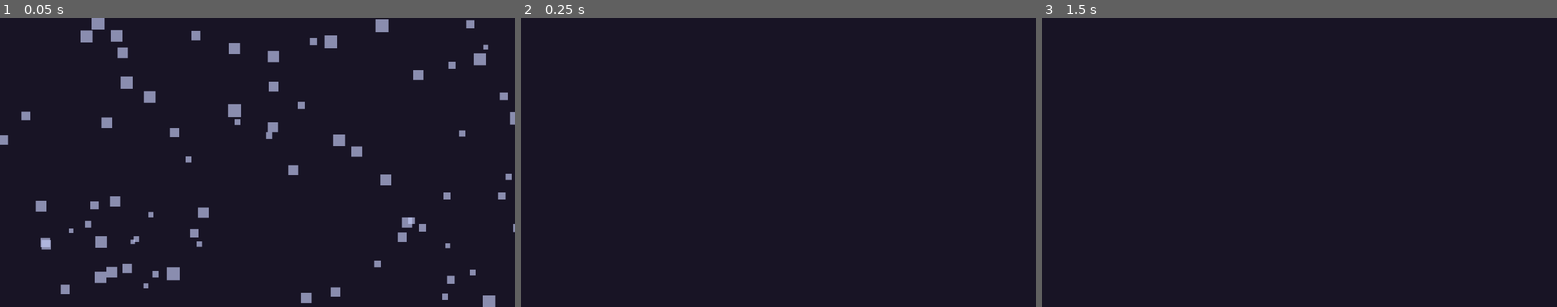
Above: before the commit, frames 1-3 (left to right).
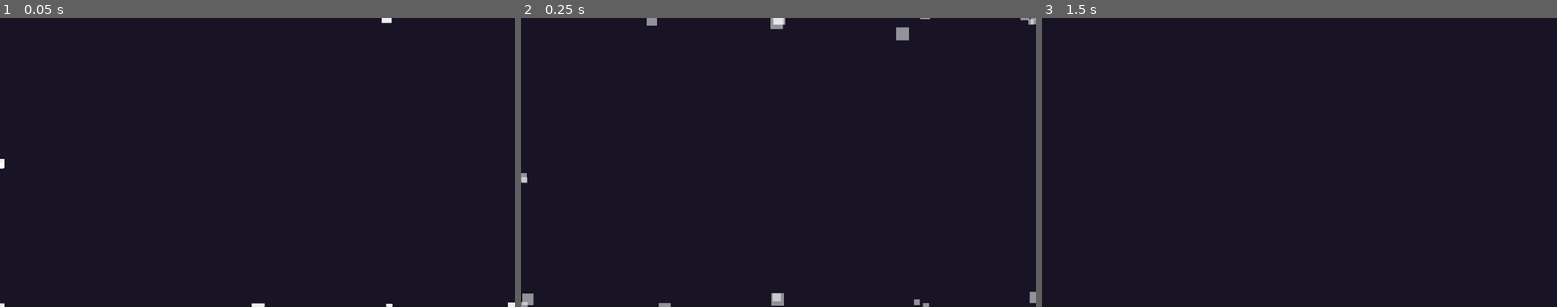
Above: after the commit, the same moments.

Repository: matheusmondenez/my-first-platform-game
Game: Godot game, scene res://wave_shooter/ui/screen_damage.tscn
Same seed, same stepped clock (60 frames per second), same inputs: the game is played once before the commit and once after it. This scene is started directly instead of the project's main scene.
Inputs (mouse positions are in pixels of both pictures, inside the frame that each line leads up to):
- Up to frame 1 (0.05 s): no input
- Up to frame 2 (0.25 s): no input
- Up to frame 3 (1.5 s): tap Enter at 0.5 s; move the mouse to (1412, 148) at 0.52 s; press the mouse at (1412, 148) at 0.53 s; hold D (right) from 0.53 s (still down); tap Space (jump) at 0.77, 1.25 s; move the mouse to (1196, 176) at 1.27 s; release the mouse at (1196, 176) at 1.28 s; click (1196, 176) at 1.35 s

The runs differ from the first frame. In frame 1, 4.3% of the frame differs, in the area x 0-100%, y 0-100%; in frame 2, 0.7%; in frame 3, nothing differs.

Commit message:
implements setted power up in the hud

Diff:
--- a/wave_shooter/actors/base_enemy.gd
+++ b/wave_shooter/actors/base_enemy.gd
@@ -32,12 +32,12 @@
 		hp -= 1
 		is_stunned = true
 		color = Color.WHITE
-		area.get_parent().queue_free()
 		if area.name == "Shield":
 			print("ESCUDADA")
 			move = -move * 60000
 		else:
 			move = -move * knockback
+		area.get_parent().queue_free()
 		$Timer.start()
 
 func _on_timer_timeout() -> void:
--- a/wave_shooter/actors/blood.gd
+++ b/wave_shooter/actors/blood.gd
@@ -11,4 +11,4 @@
 	emitting = false
 	speed_scale = 0
 	var tween = create_tween().set_ease(Tween.EASE_IN_OUT)
-	tween.tween_property(self, "color", Color("ab0b55", 0), 3)
+	tween.tween_property(self, "color:a", 0, 3)
--- a/wave_shooter/actors/explosion.gd
+++ b/wave_shooter/actors/explosion.gd
@@ -2,7 +2,8 @@
 
 func _ready() -> void:
 	var tween = create_tween().set_ease(Tween.EASE_IN_OUT)
-	tween.tween_property(self, "color", Color("4a5fdd", 0), 1)
+	await tween.tween_property(self, "color:a", 0, 1).finished
+	queue_free()
 
 func _on_timer_timeout() -> void:
 	emitting = false
--- a/wave_shooter/actors/life.tscn
+++ b/wave_shooter/actors/life.tscn
@@ -3,4 +3,4 @@
 [node name="Life" type="Polygon2D"]
 scale = Vector2(0.0152225, 9.33333)
 color = Color(0.677036, 0, 0.339253, 1)
-polygon = PackedVector2Array(-1051.08, 0, 0, -1.71429, 1051.08, 0, 0, 1.71429)
+polygon = PackedVector2Array(-525.538, 0, 0, -0.857143, 525.538, 0, 0, 0.857143)
--- a/wave_shooter/actors/player.gd
+++ b/wave_shooter/actors/player.gd
@@ -4,6 +4,8 @@
 
 #var stats: BaseStats
 @export var lifes: int = 3
+	#set(value): emit_signal("life_decreased")
+
 var speed: int = 500
 var move: Vector2 = Vector2.ZERO
 var projectile_scene: PackedScene = preload("res://wave_shooter/actors/projectile.tscn")
@@ -11,11 +13,12 @@
 var screen_damage_scene: PackedScene = preload("res://wave_shooter/ui/screen_damage.tscn")
 var is_loaded: bool = true
 var is_dead: bool = false
-var powered_up: Array = []
+var power_ups: Array = []
 
 func _ready() -> void:
 	Global.player = self
 
+#region _process
 func _process(delta: float) -> void:
 	move.x = int(Input.is_action_pressed("right")) - int(Input.is_action_pressed("left"))
 	move.y = int(Input.is_action_pressed("down")) - int(Input.is_action_pressed("up"))
@@ -27,6 +30,7 @@
 		Global.instance_node(projectile_scene, global_position, Global.parent_node_creation)
 		is_loaded = false
 		$Timer.start()
+#endregion
 
 func _on_timer_timeout() -> void:
 	is_loaded = true
@@ -36,15 +40,17 @@
 
 func _on_area_2d_area_entered(area: Area2D) -> void:
 	if area.is_in_group("enemy"):
+		#var enemy_move = area.get_parent().move
 		area.get_parent().queue_free()
 		take_damage(1)
 		if lifes <= 0:
 			die()
 		emit_signal("life_decreased")
 
-func take_damage(damage: int) -> void:
+func take_damage(damage: int, knokback: Vector2 = Vector2.ZERO) -> void:
 	Global.camera.shake_screen(100, 0.2)
-	Global.instance_node(screen_damage_scene, Vector2(576, 324), Global.camera)
+	var screen_damage = Global.instance_node(screen_damage_scene, Vector2(576, 324), Global.camera)
+	screen_damage.modulate = Color("4a5fdd")
 	lifes -= damage
 
 func die() -> void:
--- a/wave_shooter/actors/power_up.gd
+++ b/wave_shooter/actors/power_up.gd
@@ -1,11 +1,14 @@
 extends Polygon2D
+
+signal powered_up
 
 var shield_scene: PackedScene = preload("res://wave_shooter/actors/shield.tscn")
 
 func _on_area_2d_area_entered(area: Area2D) -> void:
 	if area.is_in_group("player"):
-		Global.player.powered_up.append("green")
+		Global.player.power_ups.append("green")
 		Global.player.add_child(shield_scene.instantiate())
+		emit_signal("powered_up")
 		queue_free()
 
 func _on_timer_timeout() -> void:
--- a/wave_shooter/actors/shield.gd
+++ b/wave_shooter/actors/shield.gd
@@ -1,8 +1,14 @@
 extends Polygon2D
+
+func _ready() -> void:
+	var tween = create_tween().set_ease(Tween.EASE_IN_OUT)
+	tween.tween_property(self, "scale", Vector2(1.3, 1.3), 0.07).from(Vector2(0.5, 0.5))
+	tween.tween_property(self, "scale", Vector2(1, 1), 0.04)
 
 func _on_area_2d_area_entered(area: Area2D) -> void:
 	if area.is_in_group("enemy"):
 		print("INIMIGO NO ESCUDO")
 
 func _on_timer_timeout() -> void:
+	Global.player.power_ups.erase("green")
 	queue_free()
--- a/wave_shooter/levels/arena.gd
+++ b/wave_shooter/levels/arena.gd
@@ -5,6 +5,7 @@
 	preload("res://wave_shooter/actors/speedy_enemy.tscn"),
 ]
 var power_ups = [preload("res://wave_shooter/actors/power_up.tscn")]
+var explosion_scene: PackedScene = preload("res://wave_shooter/actors/explosion.tscn")
 
 func _ready() -> void:
 	Global.player.life_decreased.connect(update_hud_lifes)
@@ -28,7 +29,20 @@
 func _on_power_up_spawn_timer_timeout() -> void:
 	var power_up_position = Vector2(randi_range(0, 1152), randi_range(0, 648))
 	var power_up_index = round(randi_range(0, power_ups.size() - 1))
-	Global.instance_node(power_ups[power_up_index], power_up_position, self)
+	var power_up = Global.instance_node(power_ups[power_up_index], power_up_position, self)
+	power_up.powered_up.connect(update_hud_power_ups)
 
 func update_hud_lifes() -> void:
-	$UI/HUD/Life.get_child($UI/HUD/Life.get_child_count() - 1).queue_free()
+	var life = $UI/HUD/Life.get_child($UI/HUD/Life.get_child_count() - 1)
+	var life_position = life.global_position
+	life.queue_free()
+	var explosion = Global.instance_node(explosion_scene, life_position, $UI/HUD/Life)
+	explosion.scale_amount_min = 5
+	explosion.scale_amount_max = 17.5
+	explosion.modulate = Color("c92e67")
+
+func update_hud_power_ups() -> void:
+	print("UPDATE POWER UPS")
+	var power_up = power_ups[0].instantiate()
+	power_up.scale = Vector2(0.5, 0.5)
+	$UI/HUD/PowerUps.add_child(power_up)
--- a/wave_shooter/levels/arena.tscn
+++ b/wave_shooter/levels/arena.tscn
@@ -44,6 +44,7 @@
 [node name="UI" type="Node2D" parent="."]
 
 [node name="CountDown" parent="UI" instance=ExtResource("2_575tc")]
+visible = false
 offset_right = 1152.0
 offset_bottom = 648.0
 
@@ -114,10 +115,17 @@
 position = Vector2(36, 36)
 
 [node name="2" parent="UI/HUD/Life" instance=ExtResource("8_3r7at")]
-position = Vector2(69, 36)
+position = Vector2(59, 36)
 
 [node name="3" parent="UI/HUD/Life" instance=ExtResource("8_3r7at")]
-position = Vector2(102, 36)
+position = Vector2(82, 36)
+
+[node name="PowerUps" type="Control" parent="UI/HUD"]
+anchors_preset = 0
+offset_left = 28.0
+offset_top = 50.0
+offset_right = 68.0
+offset_bottom = 90.0
 
 [node name="Camera" type="Camera2D" parent="."]
 position = Vector2(576, 324)
--- a/wave_shooter/shaders/polygon_2d.tscn
+++ b/wave_shooter/shaders/polygon_2d.tscn
@@ -1,11 +1,13 @@
-[gd_scene load_steps=3 format=3 uid="uid://b4882sfpo05y0"]
+[gd_scene load_steps=4 format=3 uid="uid://b4882sfpo05y0"]
 
 [ext_resource type="Shader" path="res://wave_shooter/shaders/test.gdshader" id="1_3y4uc"]
+[ext_resource type="Texture2D" uid="uid://b8tyae6dsy3ac" path="res://wave_shooter/shaders/1620440.png" id="2_7jkr2"]
 
-[sub_resource type="ShaderMaterial" id="ShaderMaterial_g1a6o"]
+[sub_resource type="ShaderMaterial" id="ShaderMaterial_shcct"]
 shader = ExtResource("1_3y4uc")
+shader_parameter/cooldown_progress = 0.627
+shader_parameter/transparency_alpha = 0.5
 
-[node name="Polygon2D" type="Polygon2D"]
-material = SubResource("ShaderMaterial_g1a6o")
-color = Color(0.0481005, 0.588668, 0.782551, 1)
-polygon = PackedVector2Array(64, 64, 64, 128, 128, 128, 128, 64)
+[node name="TesteShader" type="Sprite2D"]
+material = SubResource("ShaderMaterial_shcct")
+texture = ExtResource("2_7jkr2")
--- /dev/null
+++ b/wave_shooter/shaders/shield_glow.gdshader
@@ -0,0 +1,74 @@
+shader_type canvas_item;
+
+
+uniform sampler2D vertical_gradient; // Used to set alpha values
+uniform sampler2D color_gradient; // Sets the effect color
+uniform float size_effect: hint_range(1.0, 10.0, 1.0) = 1.0; // Size of the effect in pixel units
+uniform float speed = 1; // Effect speed
+uniform float highlight_strength: hint_range(-4.0, 4.0, 0.05) = 0.5; // Strength of the highlight
+uniform bool color_mode_toggle = false; // Toggle for color gradient application
+uniform bool is_horizontal = false; // Switches effect direction
+uniform bool is_diagonal = false; // Switches to diagonal effect
+uniform bool is_opposite_diagonal = false; // Switches to opposite diagonal effect
+uniform float pause_duration = 0.5; // Pause duration between cycles
+uniform vec2 texture_size = vec2(16, 16); // Texture size in pixels
+
+
+void fragment() {
+    // Set up base parameters
+    vec4 old_color = COLOR;
+    float time = TIME * abs(speed); // Absolute time for both positive and negative speeds
+    float effect_cycle_duration = 1.0 + pause_duration; // Total time for one cycle and pause
+    float mod_time = mod(time, effect_cycle_duration); // Current time within the cycle
+
+    // Handle the pause
+    float progress = mod_time / 1.0; // Normalize mod_time for active duration only
+    if (mod_time > 1.0) {
+        progress = 1.0; // Hold the highlight at the last position during the pause
+    }
+
+    // Reverse the direction if speed is negative
+    if (speed < 0.0) {
+        progress = 1.0 - progress; // Reverse progress when speed is negative
+    }
+
+    // Convert the size_effect from pixels to UV space based on the texture size
+    float pixel_to_uv = size_effect / ((is_horizontal) ? texture_size.x : texture_size.y);
+
+    // Calculate the current position of the highlight in UV space
+    float current_position = mix(0.0, 1.0, progress);
+
+    // Set the lower and upper bounds for the highlight effect
+    float effect_lower_bound = current_position - (pixel_to_uv / 2.0);
+    float effect_upper_bound = current_position + (pixel_to_uv / 2.0);
+
+    // Snap the UV coordinates to the pixel grid
+    vec2 pixel_size_uv = vec2(1.0) / texture_size;
+    vec2 snapped_uv = floor(UV / pixel_size_uv) * pixel_size_uv;
+
+    // Get the position of the pixel in the effect (either horizontal, vertical, or diagonal)
+    float position_value;
+    if (is_diagonal) {
+        position_value = (snapped_uv.x + snapped_uv.y) / 2.0;
+    } else if (is_opposite_diagonal) {
+        position_value = (snapped_uv.x + (1.0 - snapped_uv.y)) / 2.0;
+    } else {
+        position_value = (is_horizontal) ? snapped_uv.x : snapped_uv.y;
+    }
+
+    // Use step to create crisp boundaries for the effect
+    float effect_distance = step(effect_lower_bound, position_value) - step(effect_upper_bound, position_value);
+
+    // Get the position of the pixel within the inner gradient
+    float inner_effect_position = step(effect_lower_bound, position_value) * step(position_value, effect_upper_bound);
+    vec2 color_position = (color_mode_toggle) ? vec2(UV.x, inner_effect_position) : vec2(progress);
+
+    // Sample the new color from the color gradient
+    vec4 new_color = texture(color_gradient, color_position);
+
+    // Sample the vertical gradient and mix it with the new color
+    new_color = mix(old_color, new_color, texture(vertical_gradient, vec2(progress)));
+
+    // Apply the highlight effect using the calculated effect_distance
+    COLOR.rgb = mix(old_color.rgb, new_color.rgb, vec3(effect_distance * highlight_strength));
+}
--- a/wave_shooter/shaders/test.gdshader
+++ b/wave_shooter/shaders/test.gdshader
@@ -1,18 +1,39 @@
 shader_type canvas_item;
 
-void vertex() {
-	// Called for every vertex the material is visible on.
+// Uniform for the cooldown progress, ranges from 0.0 (full cooldown) to 1.0 (no cooldown)
+uniform float cooldown_progress : hint_range(0.0, 1.0);
+
+// Uniform to control the alpha value of the transparent unseen area
+uniform float transparency_alpha : hint_range(0.0, 1.0);
+
+// Function to check if a point is inside the cooldown arc
+bool in_cooldown(vec2 uv, float progress) {
+    // Convert UV coordinates to centered coordinates (-0.5 to 0.5)
+    vec2 centered_uv = uv - vec2(0.5);
+
+    // Calculate the angle of the UV coordinate
+    float angle = atan(centered_uv.y, centered_uv.x) / (2.0 * 3.14159265359) + 0.5;
+
+    // Check if the point is within the cooldown arc
+    return (angle <= progress);
 }
 
 void fragment() {
-	if (UV.y < 1.0) {
-		COLOR.a = 0.5;
-	} else {
-		COLOR.a = 1.0;
-	}
+    // Sample the texture at the given UV coordinates
+    vec4 tex_color = texture(TEXTURE, UV);
+
+    // Check if the current fragment is within the cooldown arc
+    if (in_cooldown(UV, cooldown_progress)) {
+        // If within the cooldown, set the color to the texture color
+        COLOR = tex_color;
+    } else {
+        // If not within the cooldown, check the transparency toggle
+        if (true) {
+            // Set the color to the texture color with adjusted alpha
+            COLOR = vec4(tex_color.rgb, transparency_alpha);
+        } else {
+            // Set the color to transparent
+            COLOR = vec4(0.0, 0.0, 0.0, 0.0);
+        }
+    }
 }
-
-//void light() {
-	// Called for every pixel for every light affecting the CanvasItem.
-	// Uncomment to replace the default light processing function with this one.
-//}
--- a/wave_shooter/ui/screen_damage.gd
+++ b/wave_shooter/ui/screen_damage.gd
@@ -2,5 +2,5 @@
 
 func _ready() -> void:
 	var tween = create_tween().set_ease(Tween.EASE_IN_OUT)
-	await tween.tween_property(self, "color", Color("4a5fdd", 0), 0.1).finished
+	await tween.tween_property(self, "color:a", 0, 0.5).finished
 	queue_free()
--- a/wave_shooter/ui/screen_damage.tscn
+++ b/wave_shooter/ui/screen_damage.tscn
@@ -4,15 +4,16 @@
 
 [node name="ScreenDamage" type="CPUParticles2D"]
 position = Vector2(576, 324)
-amount = 72
-explosiveness = 1.0
-emission_shape = 3
-emission_rect_extents = Vector2(576, 324)
+amount = 128
+emission_shape = 5
+emission_points = PackedVector2Array(576, 324, -576, -324, 576, -324, -576, 324, 576, 0, -576, 0, 288.75, 324, -288.75, 324, 0, 324, 0, -324, -288.75, -324, 288.75, -324)
+emission_normals = PackedVector2Array()
+emission_colors = PackedColorArray()
 direction = Vector2(0, 0)
-spread = 0.0
+spread = 180.0
 gravity = Vector2(0, 0)
-initial_velocity_min = 100.0
-initial_velocity_max = 150.0
+initial_velocity_min = 150.0
+initial_velocity_max = 200.0
 radial_accel_min = 10.0
 radial_accel_max = 30.0
 scale_amount_min = 10.0
Renamed: assets/1620440.png -> wave_shooter/shaders/1620440.png
Not shown, changed: wave_shooter/shaders/1620440.png.import
